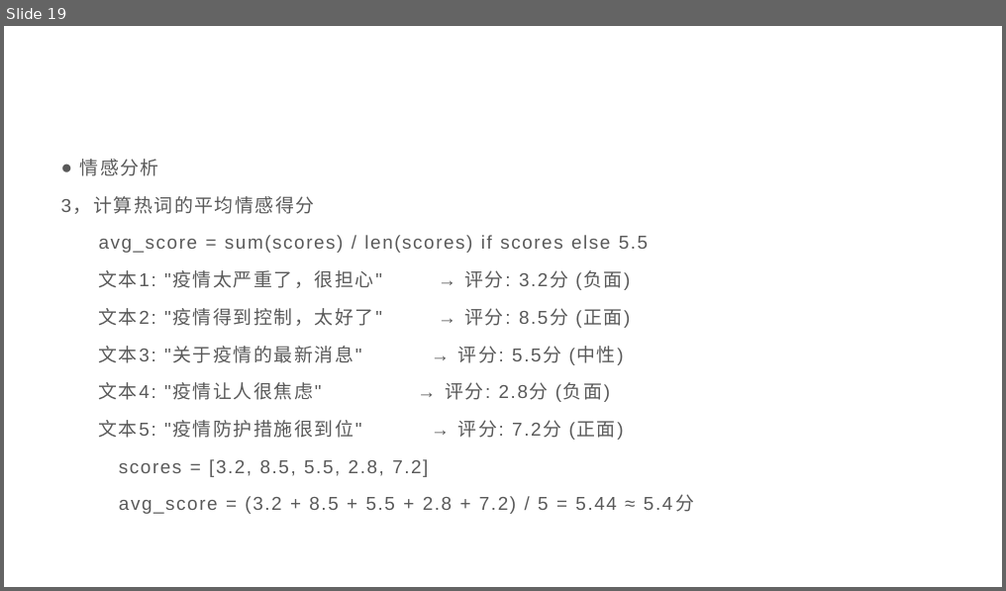
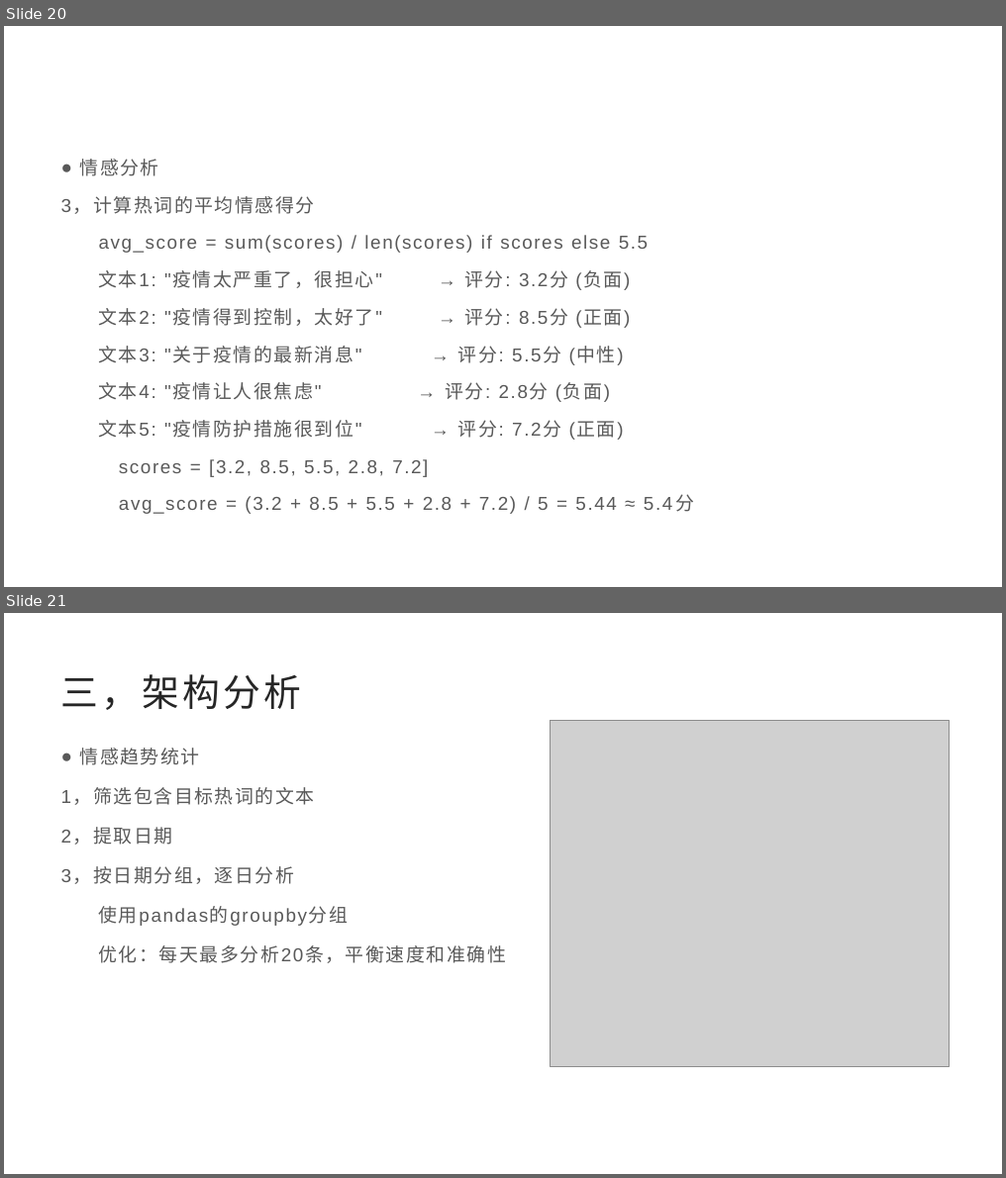
Before and after one commit to xiebaoma/poa, a slide deck: 最终报告.pptx. Shown one above the other, each under a label of ours: slide 19 before the commit, slides 20 and 21 after it. The pictures are 1006x591 and 1006x1178 pixels, drawn with LibreOffice and Linux fonts; fonts in the diff are those of the drawing; grey boxes stand for pictures. Boxes give left, top, right and bottom in pixels: in the first picture for what was removed or moved away, otherwise in the second. Text is boxed around its words. In the diff, an @@ line names an element or a change of style, - is before the commit and + after.

Commit message:
增加热词情感变化趋势

```diff
--- a/最终报告.pptx
+++ b/最终报告.pptx
@@ slide 21 added at [4, 613, 1002, 1174], background #FFFFFF @@
@@ title added at [61, 674, 301, 710], 36 pt, text #262626 @@
+三，架构分析
@@ picture added at [550, 720, 948, 1066] @@
@@ text added at [61, 748, 506, 963], 18 pt, text #595959 @@
+● 情感趋势统计
+1，筛选包含目标热词的文本
+2，提取日期
+3，按日期分组，逐日分析
+使用pandas的groupby分组
+优化：每天最多分析20条，平衡速度和准确性
@@ what was slide 19 is now slide 20 @@
```
Also in this commit, not shown: 1 slide changed, 1 other slide added, 3 other files.
